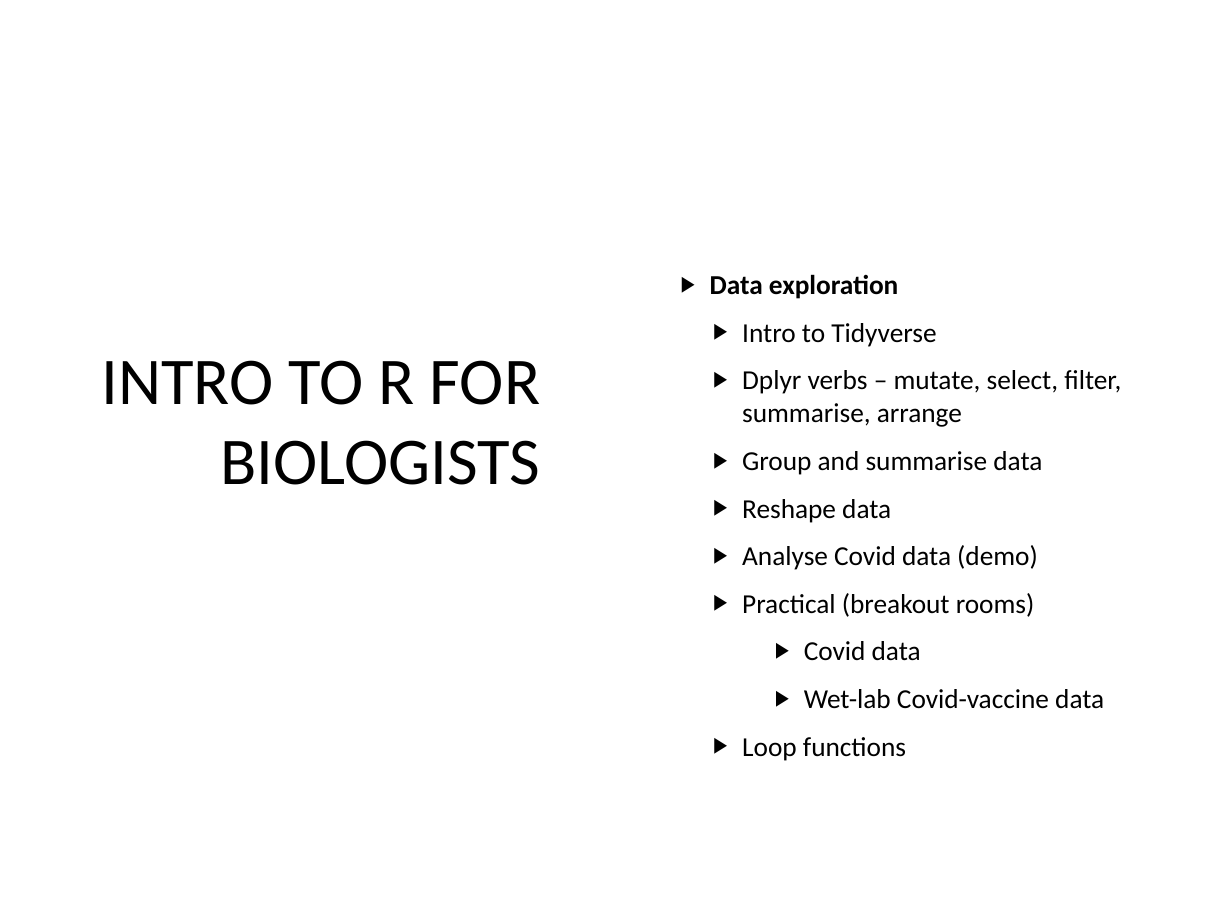
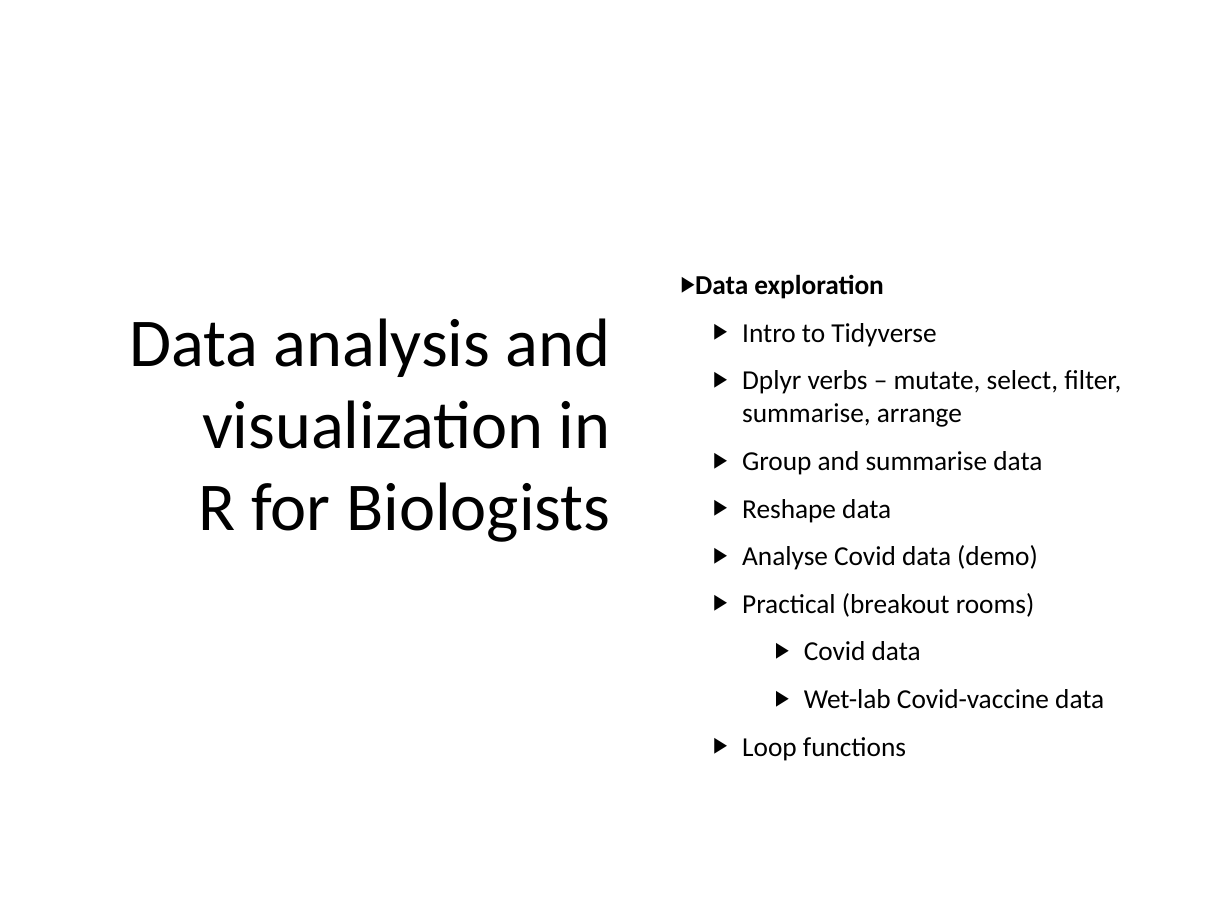
Before and after one commit to sraorao/data_analysis_visualisation_R_HT2022, a slide deck: slide 2 of powerpoint files/Session1.pptx. Drawn at 1232x924 pixels with LibreOffice and Linux fonts; fonts in the diff are those of the drawing. Boxes give left, top, right and bottom in pixels: in the first picture for what was removed or moved away, otherwise in the second. Text is boxed around its words. In the diff, an @@ line names an element or a change of style, - is before the commit and + after.

```diff
--- a/powerpoint files/Session1.pptx
+++ b/powerpoint files/Session1.pptx
@@ text at [130,318,611,542]: text changed; size 39 to 40 pt @@
-INTRO TO R FOR BIOLOGISTS
+Data analysis and visualization in
+R for Biologists
```
Also in this commit, not shown: 4 other slides changed.
